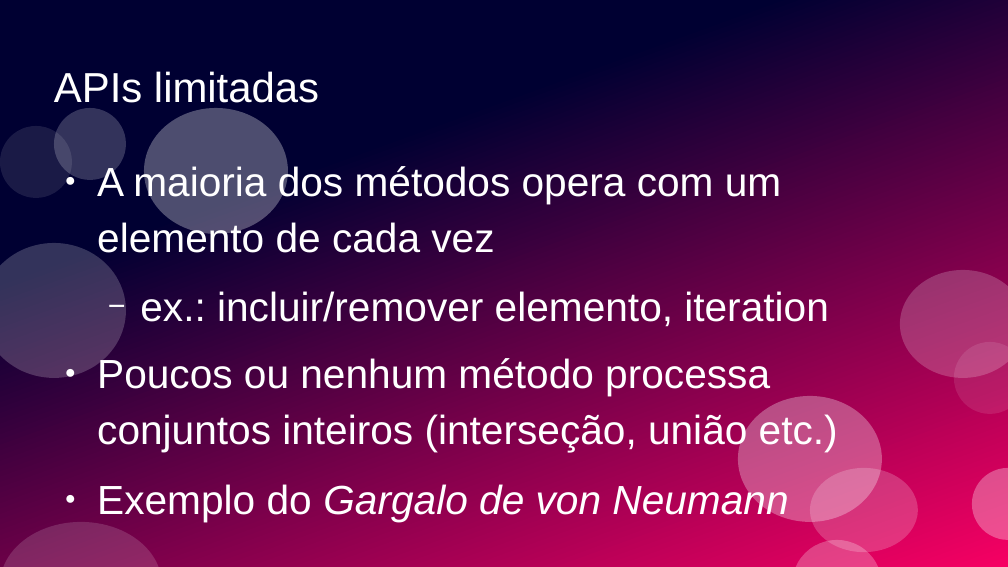
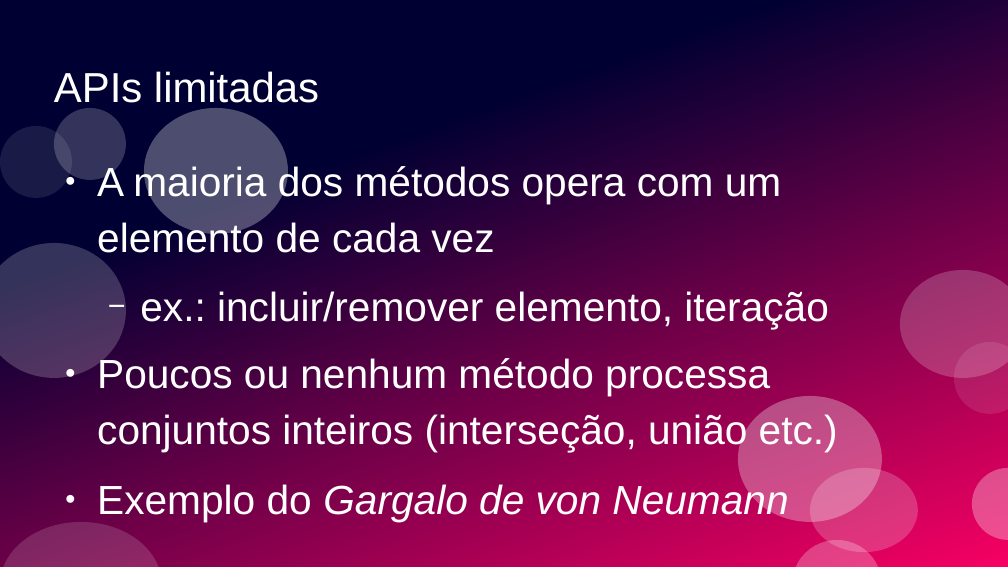
Before and after one commit to ramalho/sets-in-go, a slide deck: slide 40 of conj-em-go1_28.odp (slide 31 before the commit). Drawn at 1008x567 pixels with LibreOffice and Linux fonts; fonts in the diff are those of the drawing. Boxes give left, top, right and bottom in pixels: in the first picture for what was removed or moved away, otherwise in the second. Text is boxed around its words. In the diff, an @@ line names an element or a change of style, - is before the commit and + after.

```diff
--- a/conj-em-go1_28.odp
+++ b/conj-em-go1_28.odp
@@ text at (x1=140, y1=291, x2=829, y2=329): text changed @@
-  − ex.: incluir/remover elemento, iteration
+  − ex.: incluir/remover elemento, iteração
```
Also in this commit, not shown: 35 other slides changed, 5 slides added, 3 slides removed, 1 other file.
